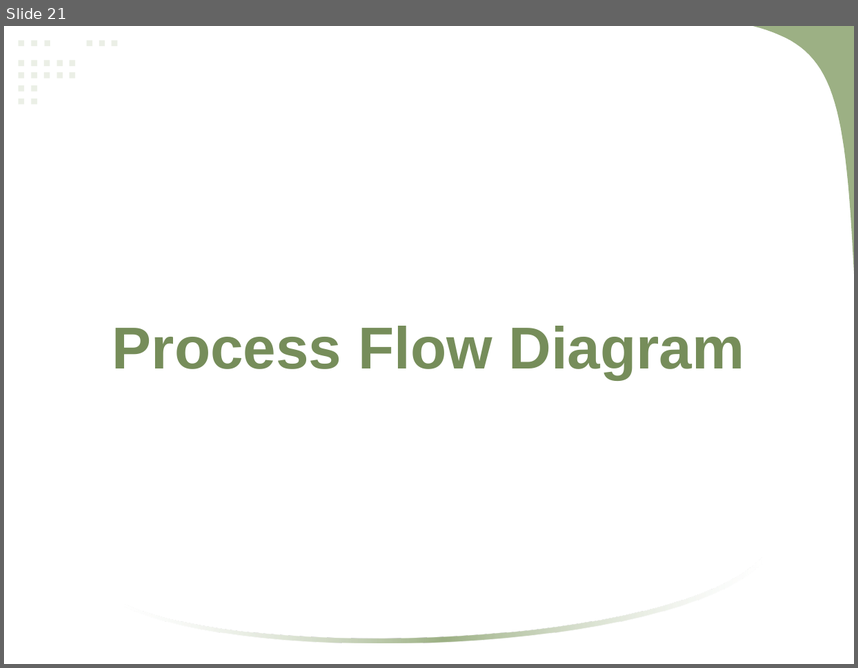
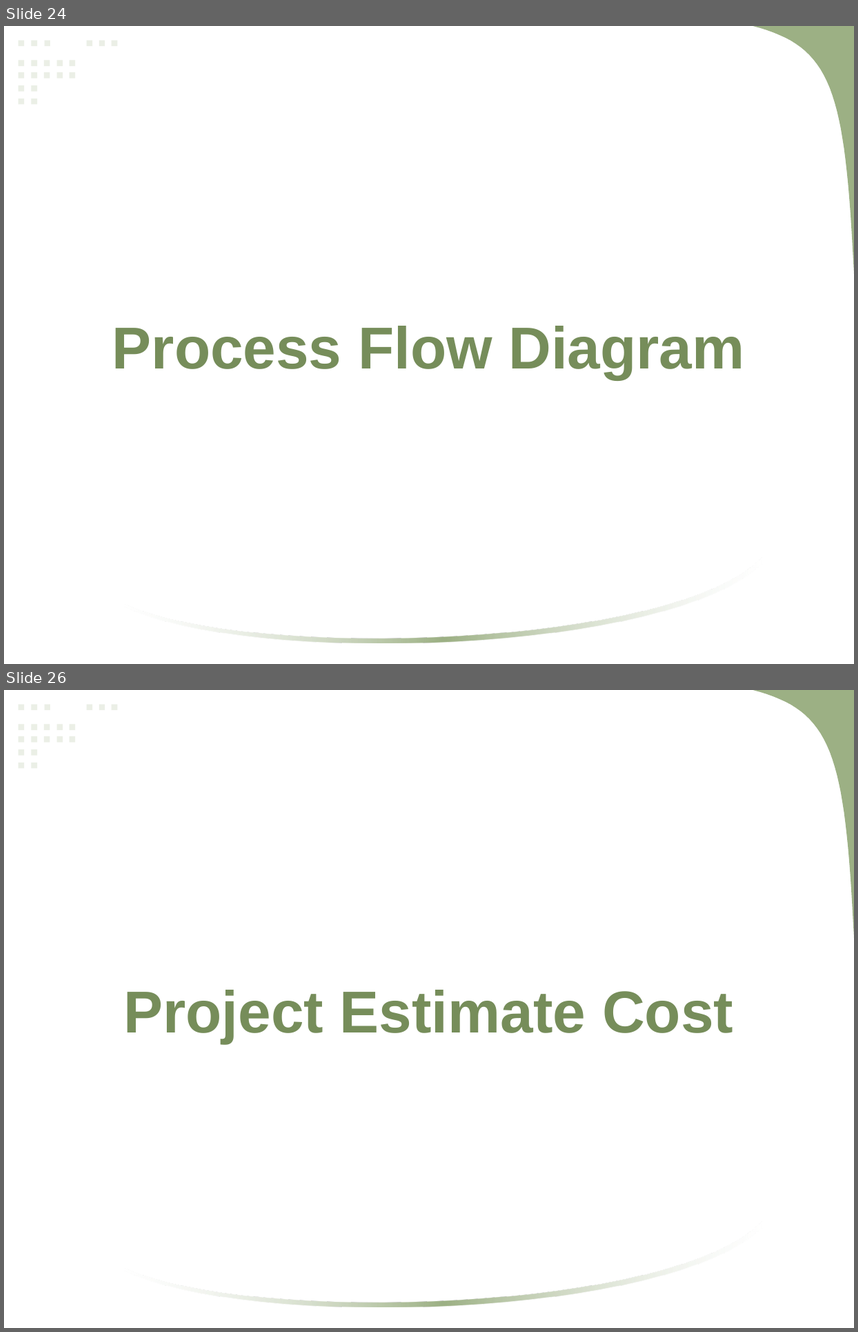
Before and after one commit to mlbelchez/Project---MNSYSIT, a slide deck: Presentation/Neomace Travel and Tours.pptx. Shown one above the other, each under a label of ours: slide 21 before the commit, slides 24 and 26 after it; the slides between them are not shown. The pictures are 858x668 and 858x1332 pixels, drawn with LibreOffice and Linux fonts; fonts in the diff are those of the drawing. Boxes give left, top, right and bottom in pixels: in the first picture for what was removed or moved away, otherwise in the second. Text is boxed around its words. In the diff, an @@ line names an element or a change of style, - is before the commit and + after.

```diff
--- a/Presentation/Neomace Travel and Tours.pptx
+++ b/Presentation/Neomace Travel and Tours.pptx
@@ slide 26 added at (4,690,854,1328), background #FFFFFF; not listed: 22 template elements that a slide beside it also shows @@
@@ title added at (123,989,733,1043), 50 pt, text #768D5A, bold @@
+Project Estimate Cost
@@ what was slide 21 is now slide 24 @@
```
Also in this commit, not shown: 8 slides changed, 9 other slides added, 4 slides removed.
